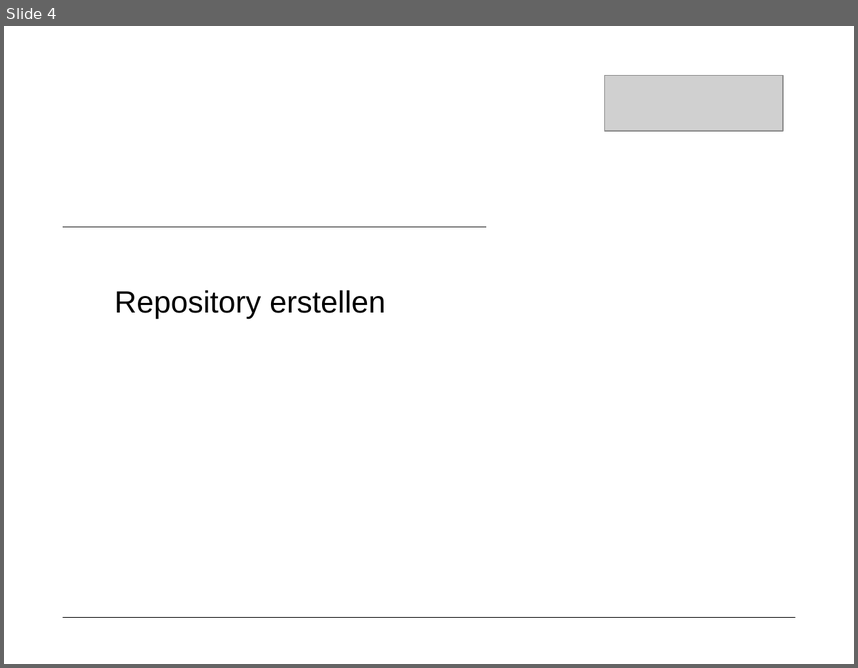
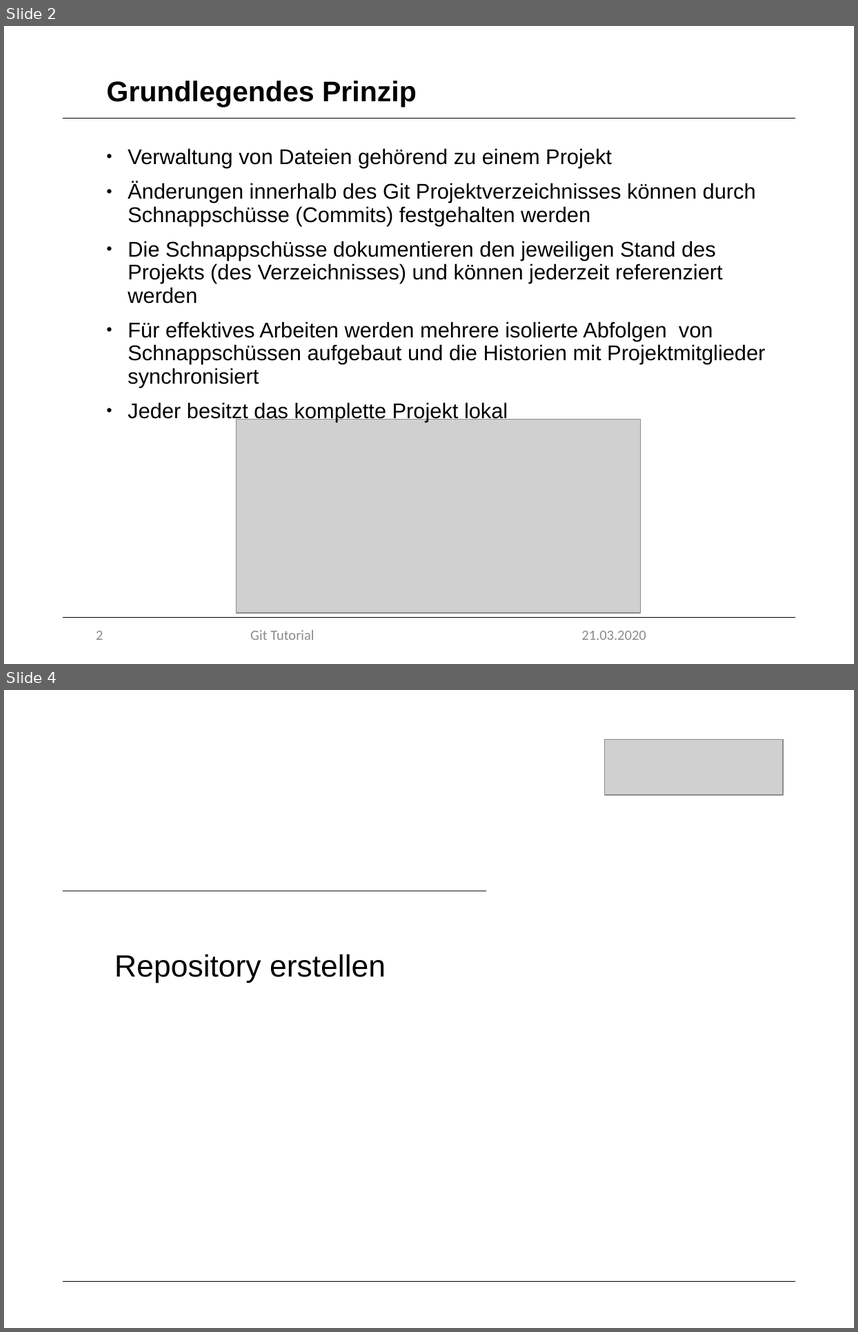
Before and after one commit to marcretzlaff/projektarbeit, a slide deck: Präsentation-90min/Präsentation-90min.pptx. Shown one above the other, each under a label of ours: slide 4 before the commit, slides 2 and 4 after it; the slides between them are not shown. The pictures are 858x668 and 858x1332 pixels, drawn with LibreOffice and Linux fonts; fonts in the diff are those of the drawing; grey boxes stand for pictures; background and template pictures are left out. Boxes give left, top, right and bottom in pixels: in the first picture for what was removed or moved away, otherwise in the second. Text is boxed around its words. In the diff, an @@ line names an element or a change of style, - is before the commit and + after.

```diff
--- a/Präsentation-90min/Präsentation-90min.pptx
+++ b/Präsentation-90min/Präsentation-90min.pptx
@@ slide 2 added at bbox=[4, 26, 854, 664], background #FFFFFF @@
@@ title added at bbox=[107, 81, 417, 107], 24 pt, text #000000, bold @@
+Grundlegendes Prinzip
@@ line added from (63, 118) to (795, 118), #000000 0.5 pt @@
@@ text added at bbox=[128, 148, 765, 422], 18 pt, text #000000 @@
+• Verwaltung von Dateien gehörend zu einem Projekt
+• Änderungen innerhalb des Git Projektverzeichnisses können durch Schnappschüsse (Commits) festgehalten werden
+• Die Schnappschüsse dokumentieren den jeweiligen Stand des Projekts (des Verzeichnisses) und können jederzeit referenziert werden
+• Für effektives Arbeiten werden mehrere isolierte Abfolgen von Schnappschüssen aufgebaut und die Historien mit Projektmitglieder synchronisiert
+• Jeder besitzt das komplette Projekt lokal
@@ picture added at bbox=[236, 419, 641, 612] @@
@@ line added from (63, 617) to (795, 617), #000000 0.5 pt @@
@@ page number added at bbox=[96, 630, 103, 639], 12 pt, text #8C8C8C @@
+2
@@ text added at bbox=[250, 630, 314, 639], 12 pt, text #8C8C8C @@
+Git Tutorial
@@ text added at bbox=[582, 630, 646, 639], 12 pt, text #8C8C8C @@
+21.03.2020
```
Also in this commit, not shown: 28 slides changed, 3 other slides added, 5 slides removed, 1 other file.
